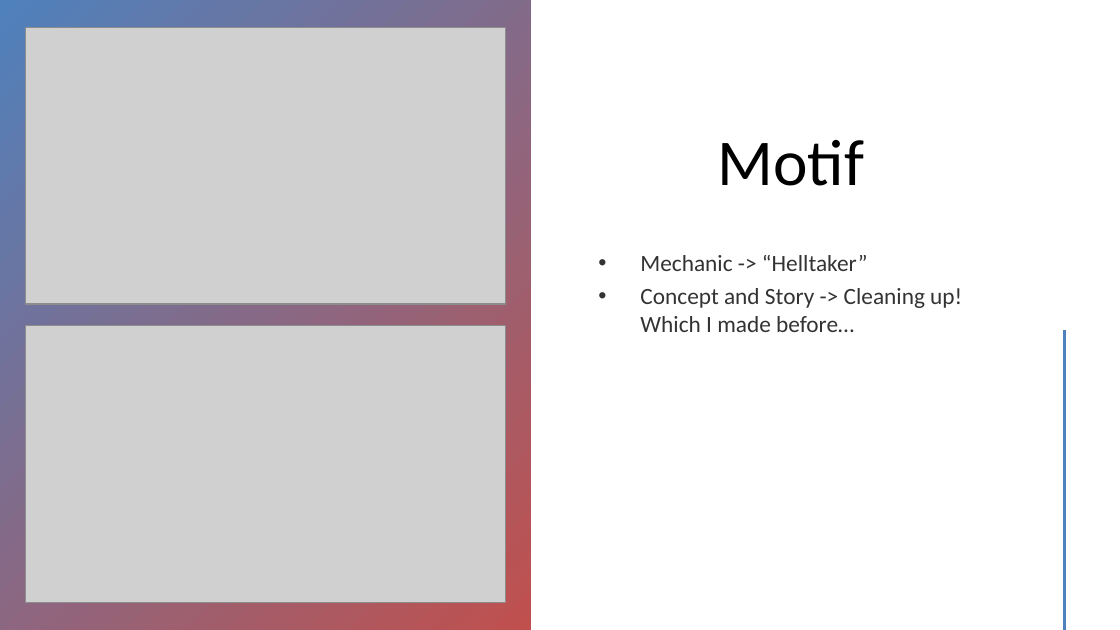
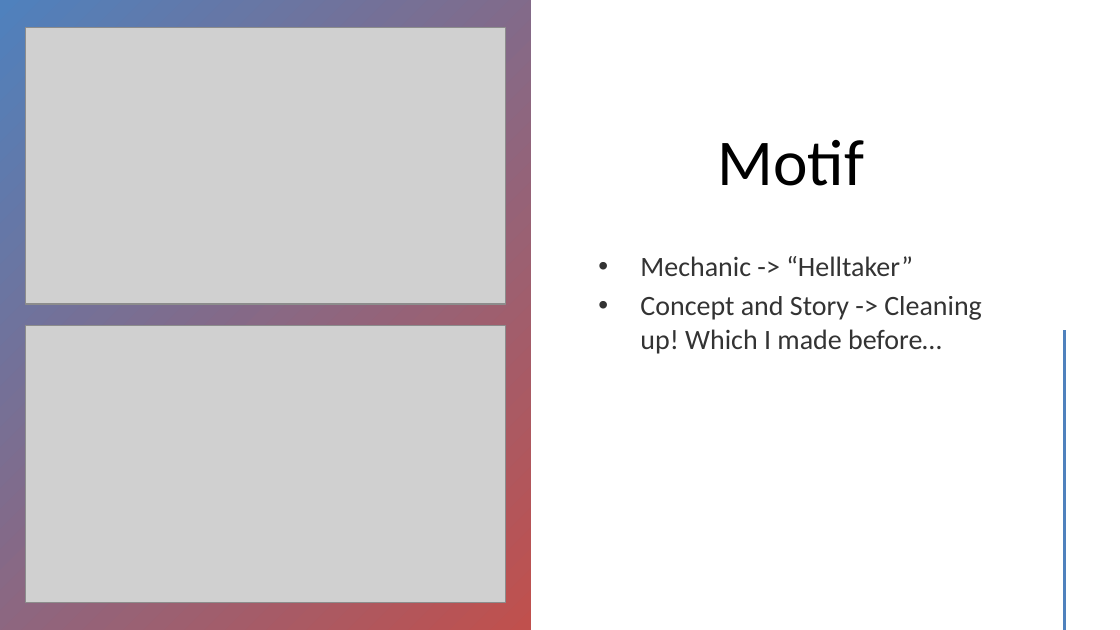
Before and after one commit to yeongrin/Yeongrin_J_AGA312-Rapid-Prototyping-June-24, a slide deck: slide 3 of Yeongrin Jeon PPT.pptx. Drawn at 1120x630 pixels with LibreOffice and Linux fonts; fonts in the diff are those of the drawing; grey boxes stand for pictures. Boxes give left, top, right and bottom in pixels: in the first picture for what was removed or moved away, otherwise in the second. Text is boxed around its words. In the diff, an @@ line names an element or a change of style, - is before the commit and + after.

```diff
--- a/Yeongrin Jeon PPT.pptx
+++ b/Yeongrin Jeon PPT.pptx
@@ text "Mechanic -> “Helltaker”" at [640,256,982,354]: size 15 to 18 pt @@
```
Also in this commit, not shown: 4 other slides changed, 17 other files.
